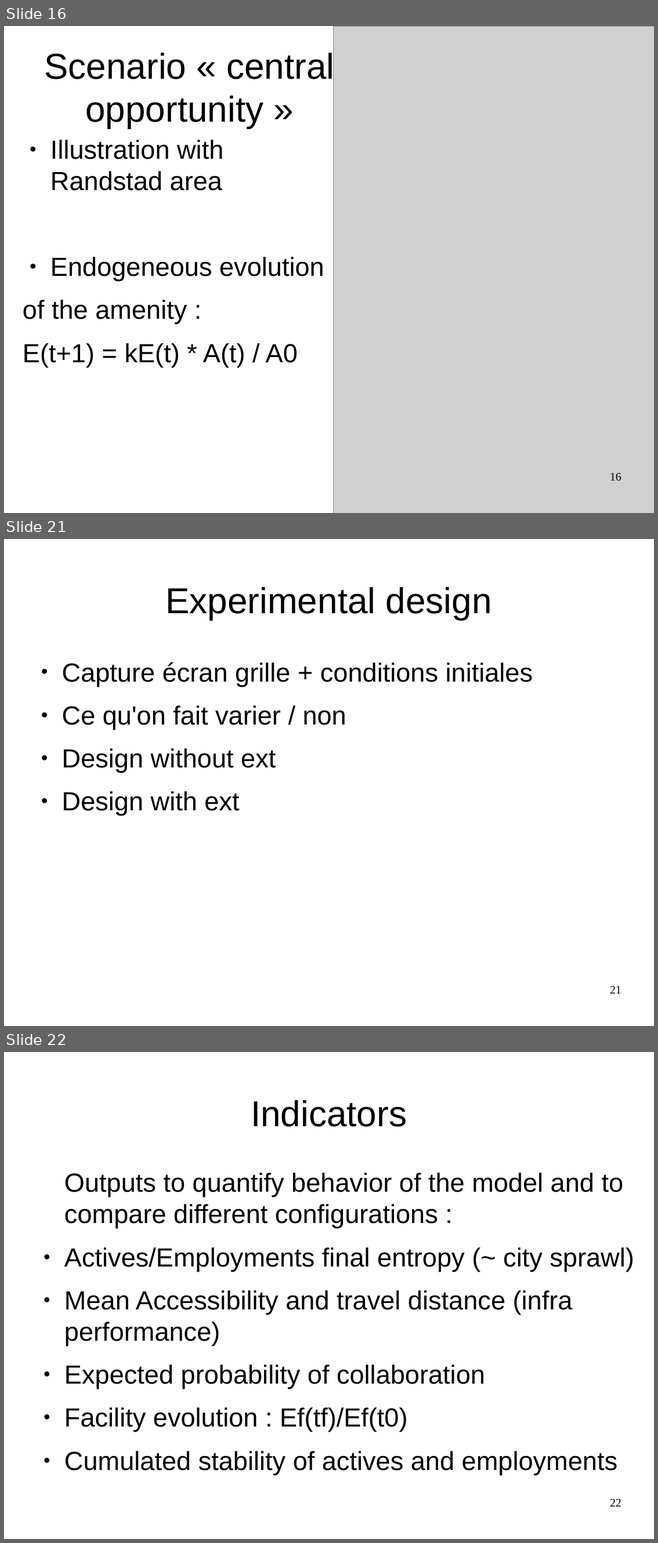
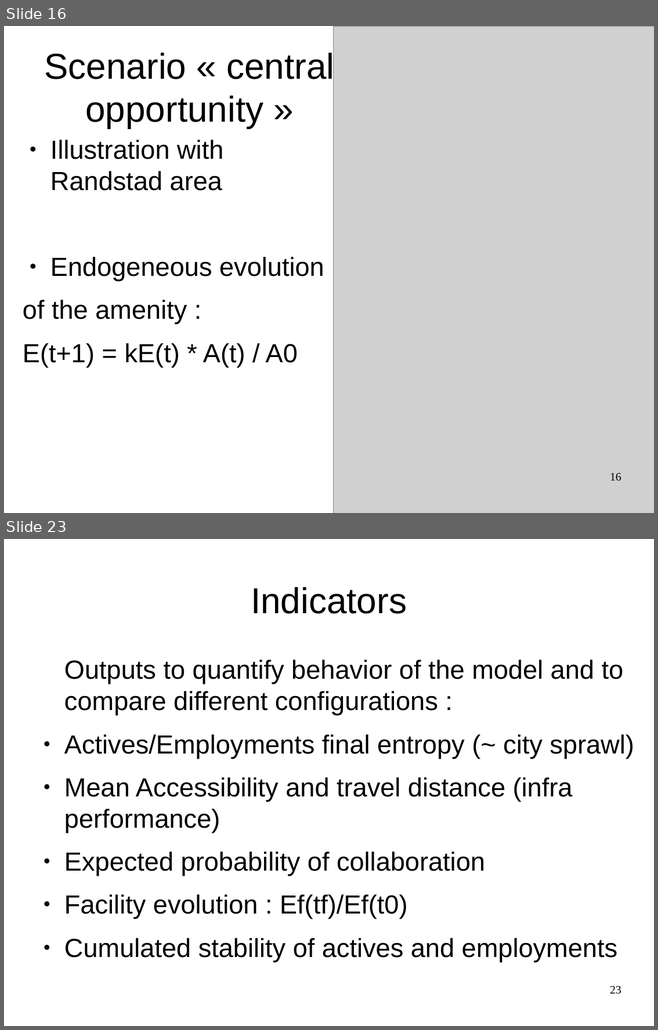
Before and after one commit to JusteRaimbault/CityNetwork, a slide deck: Docs/Communications/ECTQG2015/Metropolsim/LUTECIA-ECTQG-V4.odp. Shown one above the other, each under a label of ours: slides 16, 21 and 22 before the commit, slides 16 and 23 after it; the slides between them are not shown. The pictures are 658x1543 and 658x1030 pixels, drawn with LibreOffice and Linux fonts; fonts in the diff are those of the drawing; grey boxes stand for pictures. Boxes give left, top, right and bottom in pixels: in the first picture for what was removed or moved away, otherwise in the second. Text is boxed around its words. In the diff, an @@ line names an element or a change of style, - is before the commit and + after.

```diff
--- a/Docs/Communications/ECTQG2015/Metropolsim/LUTECIA-ECTQG-V4.odp
+++ b/Docs/Communications/ECTQG2015/Metropolsim/LUTECIA-ECTQG-V4.odp
@@ slide 21 removed at bbox=[4, 539, 654, 1026], background #FFFFFF @@
@@ title removed at bbox=[165, 587, 492, 620] @@
-Experimental design
@@ text removed at bbox=[62, 662, 533, 816] @@
-● Capture écran grille + conditions initiales
-● Ce qu'on fait varier / non
-● Design without ext
-● Design with ext
@@ page number removed at bbox=[610, 986, 621, 994] @@
-21
@@ what was slide 22 is now slide 23 @@
@@ page number at bbox=[610, 986, 621, 994]: text changed @@
-22
+23
```
Also in this commit, not shown: 5 slides changed, 10 slides added, 6 other slides removed, 23 other files.
